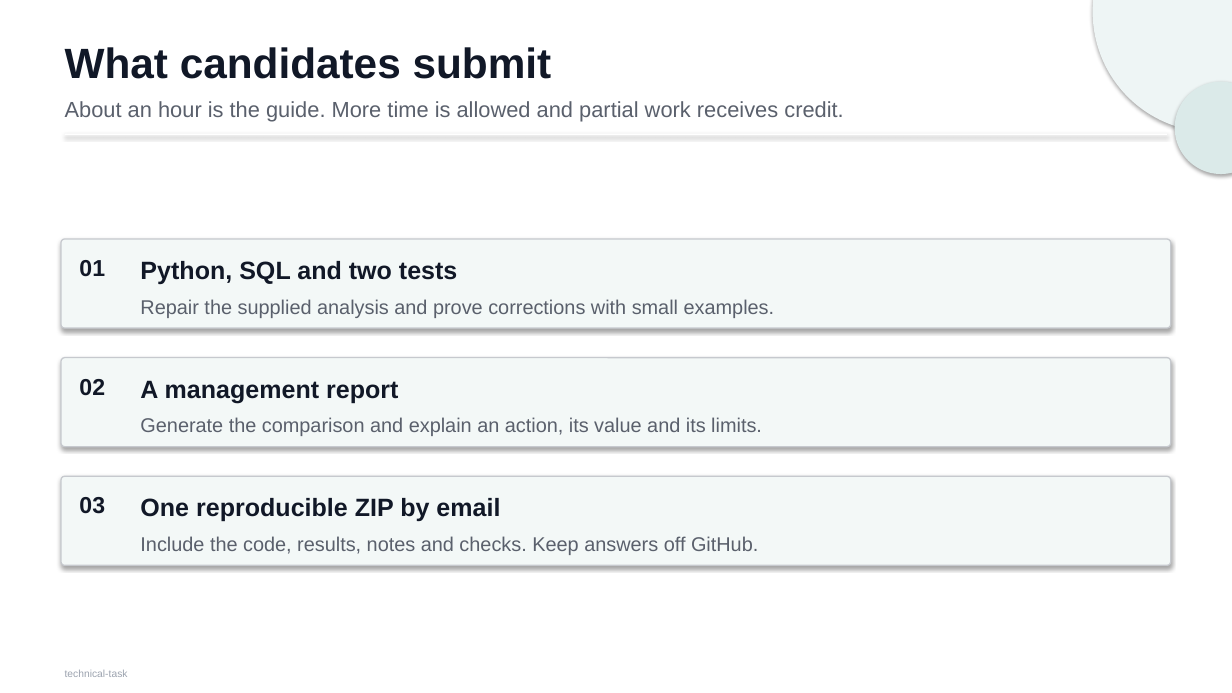
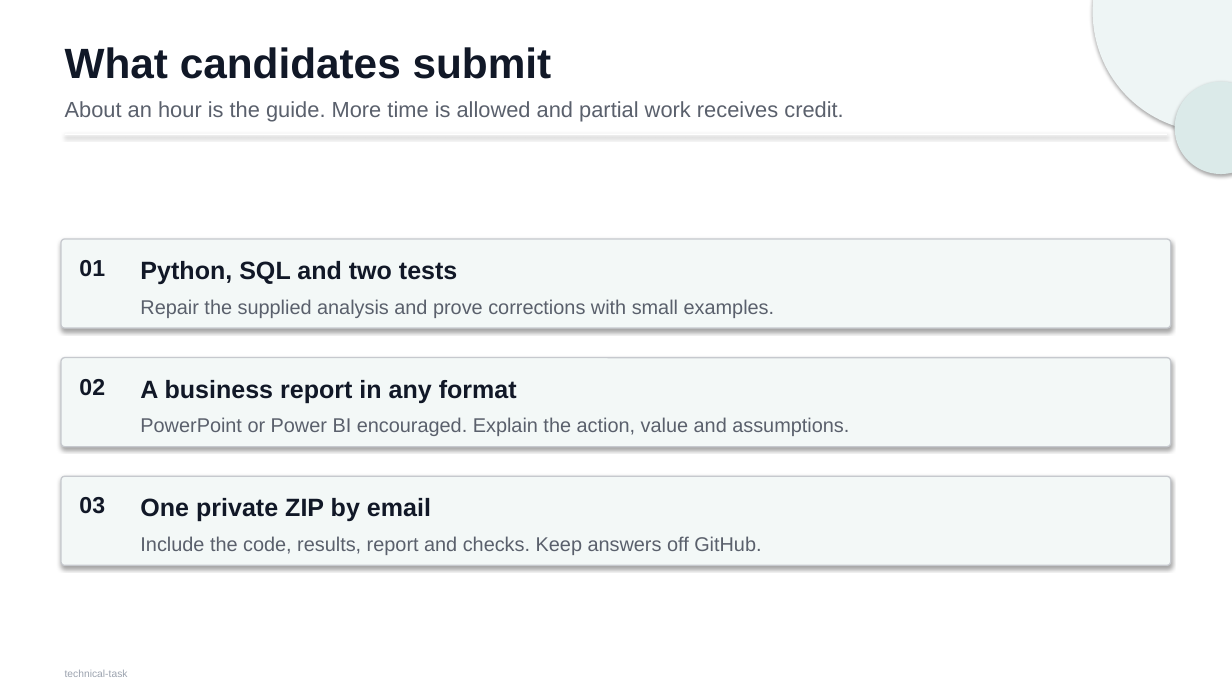
Before and after one commit to Jasonada13/ai-solutions-intern-task, a slide deck: slide 3 of docs/technical-task.pptx. Drawn at 1232x693 pixels with LibreOffice and Linux fonts; fonts in the diff are those of the drawing. Boxes give left, top, right and bottom in pixels: in the first picture for what was removed or moved away, otherwise in the second. Text is boxed around its words. In the diff, an @@ line names an element or a change of style, - is before the commit and + after.

Commit message:
Allow business reports in the candidate's chosen format

```diff
--- a/docs/technical-task.pptx
+++ b/docs/technical-task.pptx
@@ text at (140, 380, 517, 404): text changed @@
-A management report
+A business report in any format
@@ text at (140, 417, 849, 436): text changed @@
-Generate the comparison and explain an action, its value and its limits.
+PowerPoint or Power BI encouraged. Explain the action, value and assumptions.
@@ text at (140, 498, 431, 522): text changed @@
-One reproducible ZIP by email
+One private ZIP by email
@@ text at (140, 536, 761, 555): text changed @@
-Include the code, results, notes and checks. Keep answers off GitHub.
+Include the code, results, report and checks. Keep answers off GitHub.
```
Also in this commit, not shown: 2 other slides changed, 5 other files.
